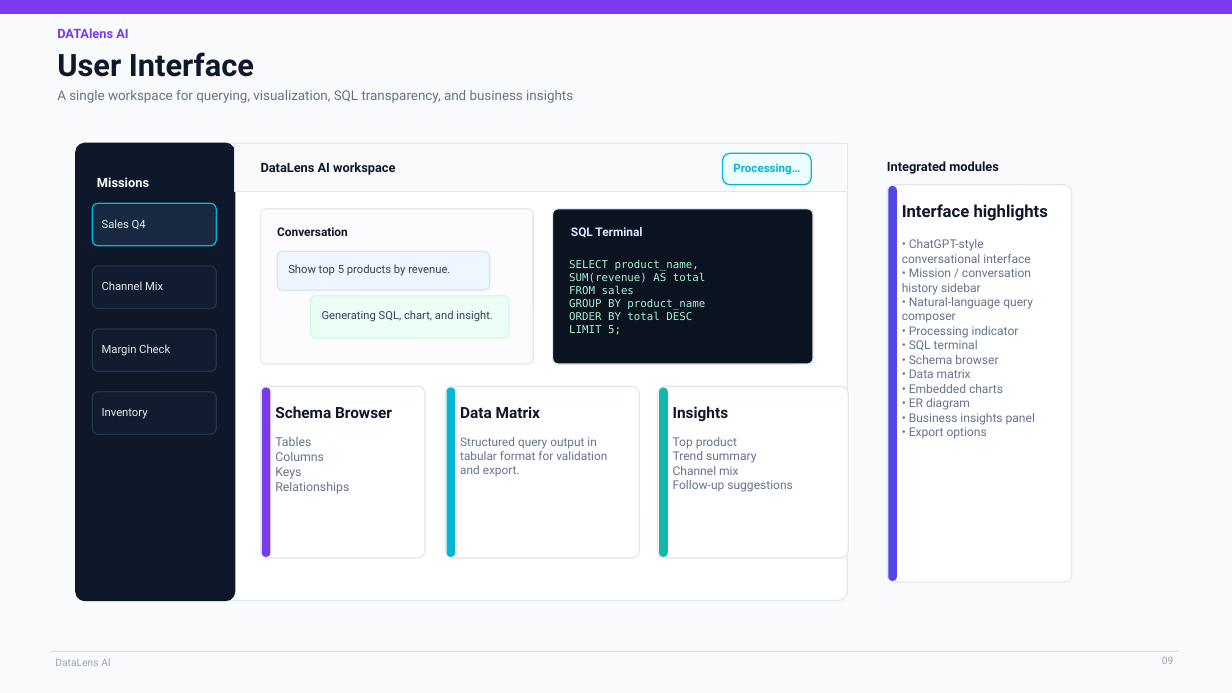
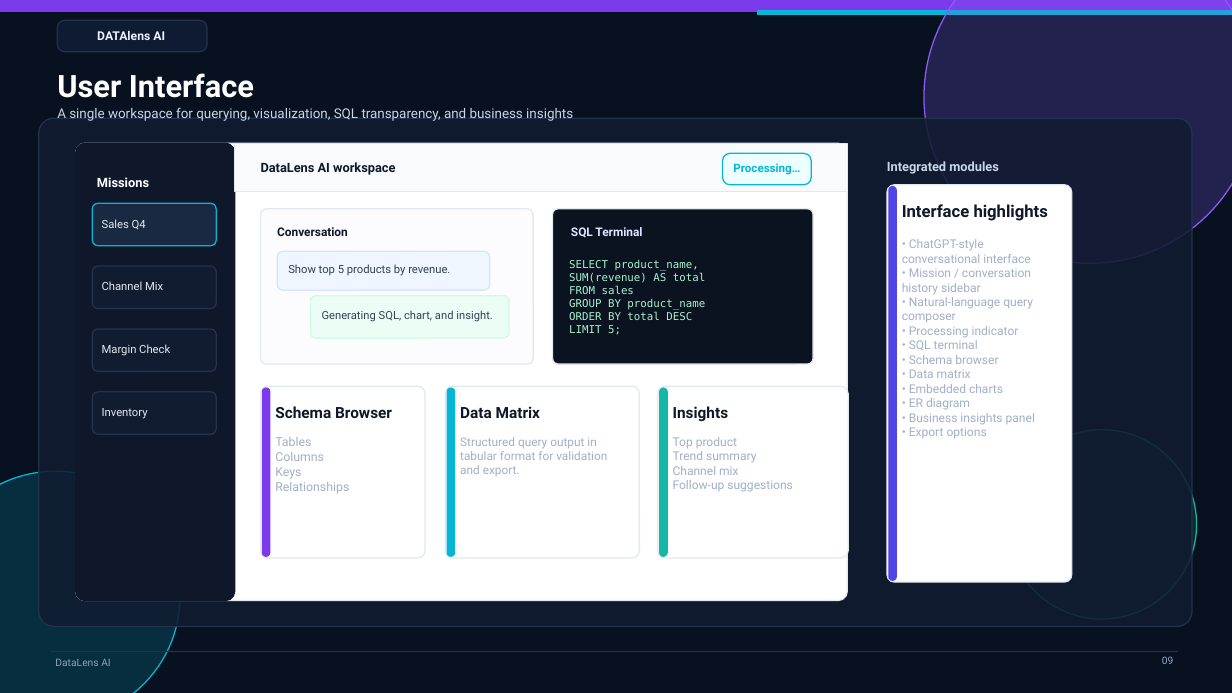
Before and after one commit to sachin20072909/Arduino-learning-journey.., a slide deck: slide 9 of docs/DataLens_AI_Professional_Presentation.pptx. Drawn at 1232x693 pixels with LibreOffice and Linux fonts; fonts in the diff are those of the drawing. Boxes give left, top, right and bottom in pixels: in the first picture for what was removed or moved away, otherwise in the second. Text is boxed around its words. In the diff, an @@ line names an element or a change of style, - is before the commit and + after.

Commit message:
Refresh DataLens presentation theme

```diff
--- a/docs/DataLens_AI_Professional_Presentation.pptx
+++ b/docs/DataLens_AI_Professional_Presentation.pptx
@@ background #F8FAFC to #07111F @@
@@ rounded rectangle added at (57, 20, 207, 52), fill #0F1B33, outline #23324B 1 pt @@
@@ rectangle added at (758, 11, 1232, 15), fill #06B6D4, outline #06B6D4 1 pt @@
@@ ellipse added at (924, 0, 1232, 263), fill #8B5CF6 at 22% opacity, outline #8B5CF6 1 pt @@
@@ text "DATAlens AI": place and size @@
-text "DATAlens AI" at (57, 28, 128, 38)
+text "DATAlens AI" at (97, 31, 165, 40)
@@ text "DATAlens AI" at (97, 31, 165, 40): size 10 to 9.5 pt, text colour #7C3AED to #EAF2FF; alignment left to centre @@
@@ text "User Interface": place and size @@
-text "User Interface" at (57, 52, 254, 77)
+text "User Interface" at (57, 73, 254, 98)
@@ text "User Interface" at (57, 73, 254, 98): text colour #0F172A to #FFFFFF @@
@@ rounded rectangle added at (39, 118, 1192, 627), fill #111C31 at 88% opacity, outline #23324B 1 pt @@
@@ text "A single workspace for querying, ...": place and size @@
-text "A single workspace for querying, ..." at (57, 90, 573, 103)
+text "A single workspace for querying, ..." at (57, 108, 573, 121)
@@ text "A single workspace for querying, ..." at (57, 108, 573, 121): text colour #64748B to #C7D6EA @@
@@ text "Integrated modules" at (887, 161, 999, 174): text colour #0F172A to #C7D6EA @@
@@ text colour #64748B to #9FB0C7 in 4 elements at (275, 437, 349, 494), (460, 437, 607, 476), (673, 437, 792, 492), (902, 239, 1035, 438) @@
@@ ellipse added at (1007, 430, 1197, 619), fill #14B8A6 at 16% opacity, outline #14B8A6 1 pt @@
@@ ellipse added at (0, 471, 180, 693), fill #06B6D4 at 18% opacity, outline #06B6D4 1 pt @@
@@ line (51, 652) - (1178, 652): stroke #D9E2EC 1 pt to #23324B 1 pt @@
@@ text "DataLens AI" at (55, 659, 110, 666): text colour #94A3B8 to #8FA3BF @@
@@ text "09" at (1162, 656, 1174, 664): text colour #94A3B8 to #8FA3BF @@
```
Also in this commit, not shown: 15 other slides changed, 1 other file.
